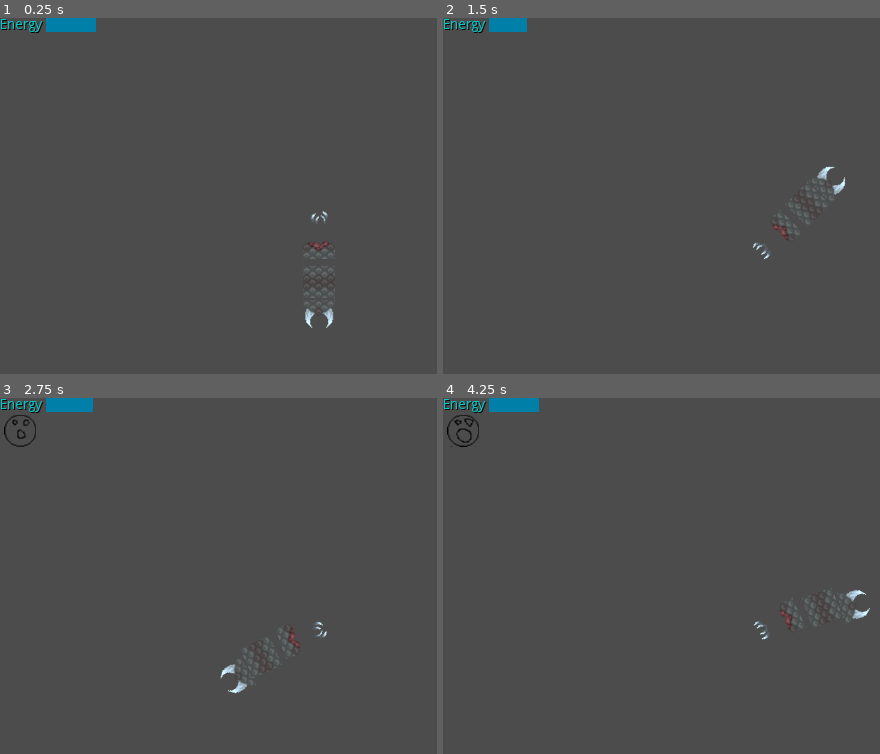
Above: before the commit, frames 1-4 (two rows, left to right).
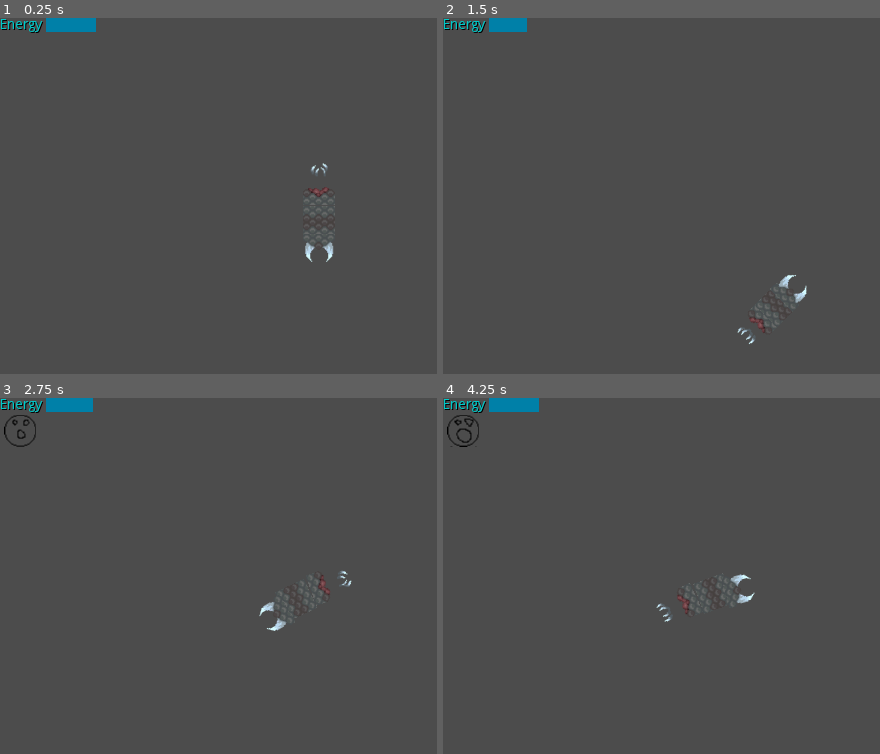
Above: after the commit, the same moments.

Repository: Ridote/LudumDare20180811RunningOutOfSpace
Game: Godot game, scene res://Maps/Map01.tscn
Two runs of this game, one before a commit and one after it. Both use one fixed random seed, a clock stepped at 60 frames per second and the inputs below. The project has no main scene, so this scene is started directly.
Inputs:
- Up to frame 1 (0.25 s): no input
- Up to frame 2 (1.5 s): tap Enter at 0.5 s; hold Right (ui_right) 0.53-1.28 s; hold Down (ui_down) from 1.28 s (still down)
- Up to frame 3 (2.75 s): release Down (ui_down) at 2.03 s; hold Right (ui_right) from 2.03 s (still down)
- Up to frame 4 (4.25 s): release Right (ui_right) at 2.78 s; hold Up (ui_up) 2.78-3.53 s; tap Space at 3.5 s; hold Left (ui_left) from 3.53 s (still down)

The runs differ from the first frame. In frame 1, 0.7% of the frame differs, in the area x 69-77%, y 40-88%; in frame 2, 0.6%; in frame 3, 0.7%; in frame 4, 0.7%.

Commit message:
Small fix with speed and size

Diff:
--- a/Entities/Player/Head.gd
+++ b/Entities/Player/Head.gd
@@ -24,7 +24,7 @@
 	global_position = previous.previousPosition
 	rotation = previous.previousRotation
 	if(previous != null):
-		global_position = previous.previousPosition - Vector2(sin(previous.previousRotation), -cos(previous.previousRotation)).normalized()*32
+		global_position = previous.previousPosition - Vector2(sin(previous.previousRotation), -cos(previous.previousRotation)).normalized()*16
 
 	if(next != null):
 		next.updateBody()
--- a/Entities/Player/Player.gd
+++ b/Entities/Player/Player.gd
@@ -7,9 +7,9 @@
 var up = false
 
 #Movement Attributes
-var maxSpeed = 0
-var normalSpeed = 0
-var minSpeed = 0
+var maxSpeed = 20
+var normalSpeed = 10
+var minSpeed = 5
 
 #GUI
 var minEnergyValue = 5
--- a/Entities/Player/Player.tscn
+++ b/Entities/Player/Player.tscn
@@ -7,7 +7,7 @@
 [ext_resource path="res://Entities/Player/Body.tscn" type="PackedScene" id=5]
 [ext_resource path="res://Entities/Player/Tail.tscn" type="PackedScene" id=6]
 
-[node name="Player" type="Node2D" index="0"]
+[node name="Player" type="Node2D"]
 
 script = ExtResource( 1 )
 _sections_unfolded = [ "Collision" ]
